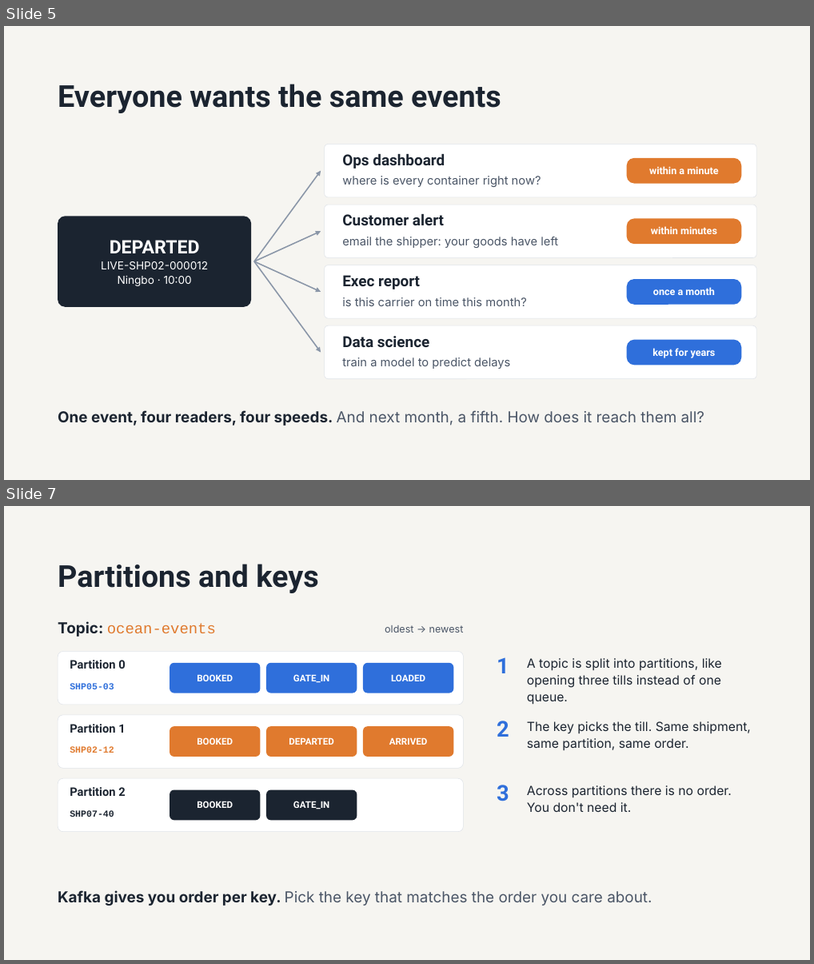
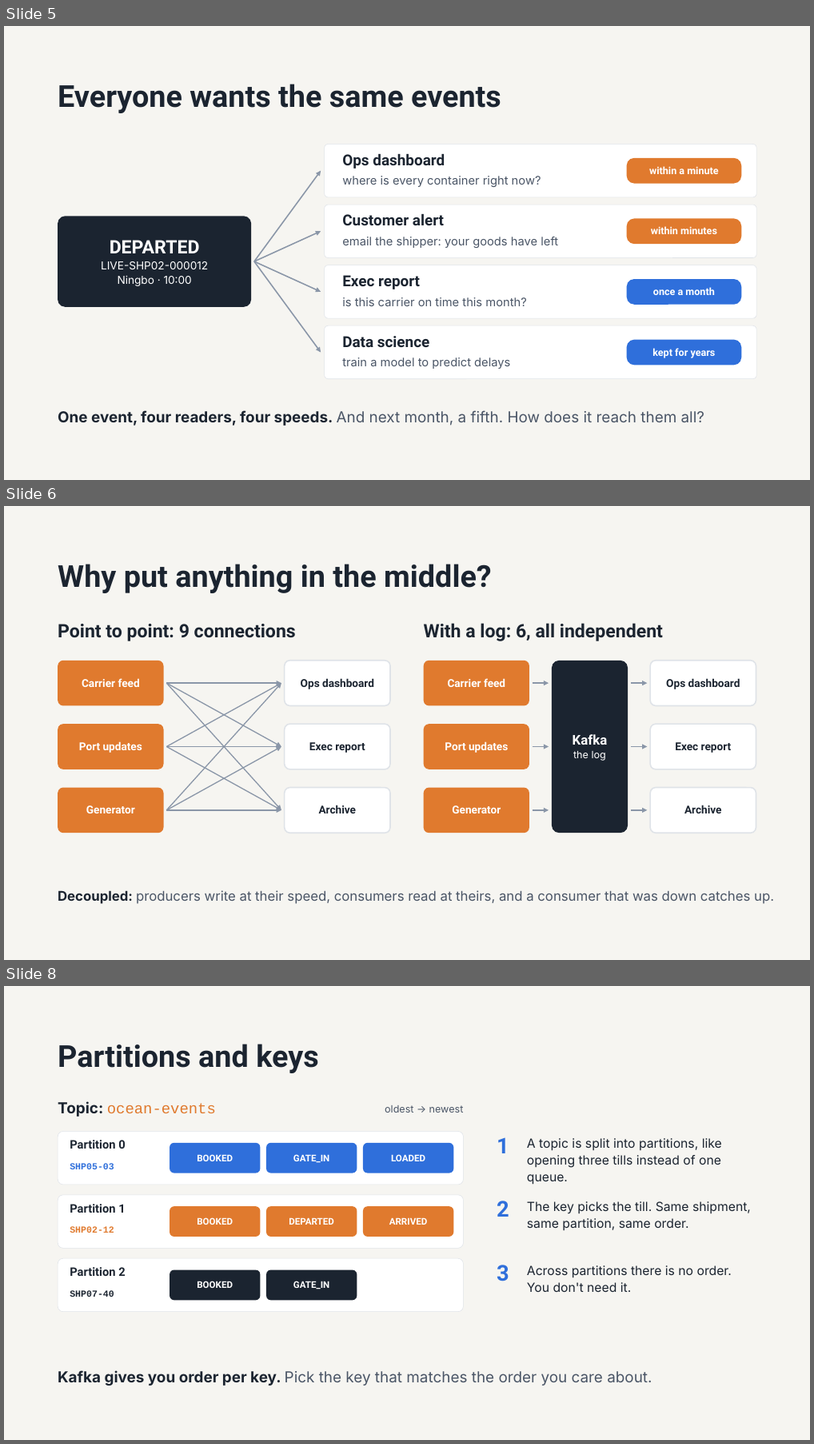
Before and after one commit to mdl-erfan/cloud-computing-srh, a slide deck: sessions/05-kafka-on-gke/slides/session-05-kafka-on-gke.pptx. Shown one above the other, each under a label of ours: slides 5 and 7 before the commit, slides 5, 6 and 8 after it; the slides between them are not shown. The pictures are 814x964 and 814x1444 pixels, drawn with LibreOffice and Linux fonts; fonts in the diff are those of the drawing. Boxes give left, top, right and bottom in pixels: in the first picture for what was removed or moved away, otherwise in the second. Text is boxed around its words. In the diff, an @@ line names an element or a change of style, - is before the commit and + after.

```diff
--- a/sessions/05-kafka-on-gke/slides/session-05-kafka-on-gke.pptx
+++ b/sessions/05-kafka-on-gke/slides/session-05-kafka-on-gke.pptx
@@ slide 6 added at box(4, 506, 810, 960), background #F6F5F1 @@
@@ title added at box(58, 564, 492, 593), 36 pt, text #1B2430, bold @@
+Why put anything in the middle?
@@ text added at box(58, 624, 296, 641), 22 pt, text #1B2430, bold @@
+Point to point: 9 connections
@@ text added at box(424, 623, 663, 641), 22 pt, text #1B2430, bold @@
+With a log: 6, all independent
@@ rounded rectangle added at box(58, 660, 164, 706), fill #E07A2E, 13 pt, text #FFFFFF, bold @@
+Carrier feed
@@ rounded rectangle added at box(285, 660, 390, 706), fill #FFFFFF, outline #DFE3E8 1.5 pt, 13 pt, text #1B2430, bold @@
+Ops dashboard
@@ rounded rectangle added at box(424, 660, 530, 706), fill #E07A2E, 13 pt, text #FFFFFF, bold @@
+Carrier feed
@@ rounded rectangle added at box(552, 660, 628, 832), fill #1B2430, 12 pt, text #FFFFFF @@
+Kafka
+the log
@@ rounded rectangle added at box(650, 660, 757, 706), fill #FFFFFF, outline #DFE3E8 1.5 pt, 13 pt, text #1B2430, bold @@
+Ops dashboard
@@ arrow added from (166, 683) to (282, 683), #8A96A8 1.25 pt @@
@@ arrow added from (166, 683) to (282, 746), #8A96A8 1.25 pt @@
@@ arrow added from (166, 683) to (282, 810), #8A96A8 1.25 pt @@
@@ arrow added from (166, 746) to (282, 683), #8A96A8 1.25 pt @@
@@ arrow added from (166, 810) to (282, 683), #8A96A8 1.25 pt @@
@@ arrow added from (533, 683) to (549, 683), #8A96A8 1.75 pt @@
@@ arrow added from (631, 683) to (648, 683), #8A96A8 1.75 pt @@
@@ rounded rectangle added at box(58, 724, 164, 769), fill #E07A2E, 13 pt, text #FFFFFF, bold @@
+Port updates
@@ rounded rectangle added at box(285, 724, 390, 769), fill #FFFFFF, outline #DFE3E8 1.5 pt, 13 pt, text #1B2430, bold @@
+Exec report
@@ rounded rectangle added at box(424, 724, 530, 769), fill #E07A2E, 13 pt, text #FFFFFF, bold @@
+Port updates
@@ rounded rectangle added at box(650, 724, 757, 769), fill #FFFFFF, outline #DFE3E8 1.5 pt, 13 pt, text #1B2430, bold @@
+Exec report
@@ arrow added from (166, 746) to (282, 746), #8A96A8 1.25 pt @@
@@ arrow added from (166, 746) to (282, 810), #8A96A8 1.25 pt @@
@@ arrow added from (166, 810) to (282, 746), #8A96A8 1.25 pt @@
@@ arrow added from (533, 746) to (549, 746), #8A96A8 1.75 pt @@
@@ arrow added from (631, 746) to (648, 746), #8A96A8 1.75 pt @@
@@ rounded rectangle added at box(58, 788, 164, 832), fill #E07A2E, 13 pt, text #FFFFFF, bold @@
+Generator
@@ rounded rectangle added at box(285, 788, 390, 832), fill #FFFFFF, outline #DFE3E8 1.5 pt, 13 pt, text #1B2430, bold @@
+Archive
@@ rounded rectangle added at box(424, 788, 530, 832), fill #E07A2E, 13 pt, text #FFFFFF, bold @@
+Generator
@@ rounded rectangle added at box(650, 788, 757, 832), fill #FFFFFF, outline #DFE3E8 1.5 pt, 13 pt, text #1B2430, bold @@
+Archive
@@ arrow added from (166, 810) to (282, 810), #8A96A8 1.25 pt @@
@@ arrow added from (533, 810) to (549, 810), #8A96A8 1.75 pt @@
@@ arrow added from (631, 810) to (648, 810), #8A96A8 1.75 pt @@
@@ text added at box(58, 890, 774, 904), 16 pt, text #4A5566 @@
+Decoupled: producers write at their speed, consumers read at theirs, and a consumer that was down catches up.
@@ what was slide 7 is now slide 8 @@
```
Also in this commit, not shown: 4 other slides added, 2 slides removed.
